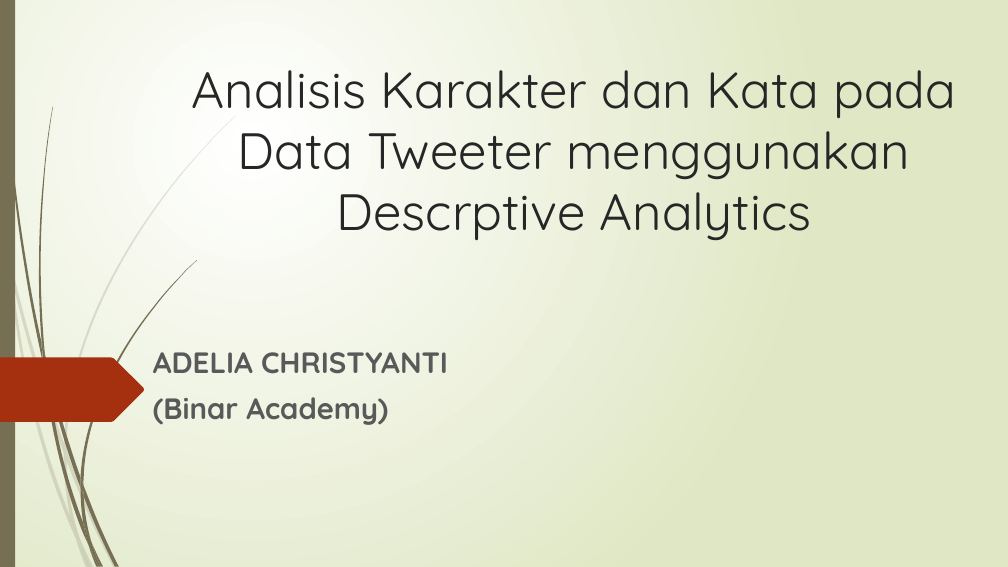
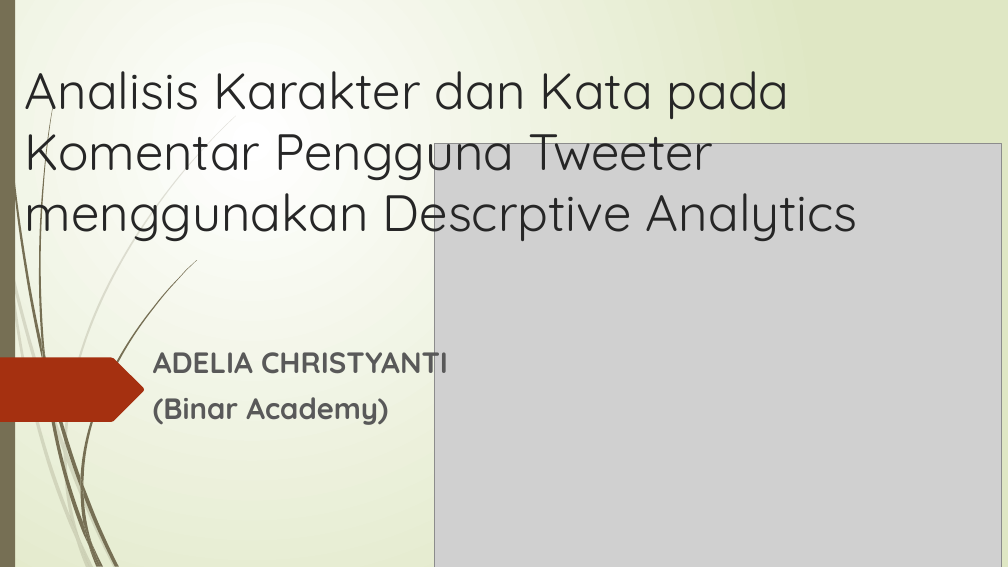
Before and after one commit to christadel27/2300944_09_ADE_hate-speech_Challenge-Gold, a slide deck: slide 1 of TUGAS GOLD CHALLENGE.pptx. Drawn at 1008x567 pixels with LibreOffice and Linux fonts; fonts in the diff are those of the drawing; grey boxes stand for pictures. Boxes give left, top, right and bottom in pixels: in the first picture for what was removed or moved away, otherwise in the second. Text is boxed around its words. In the diff, an @@ line names an element or a change of style, - is before the commit and + after.

```diff
--- a/TUGAS GOLD CHALLENGE.pptx
+++ b/TUGAS GOLD CHALLENGE.pptx
@@ title at [25, 71, 858, 245]: text changed @@
-Analisis Karakter dan Kata pada Data Tweeter menggunakan Descrptive Analytics
+Analisis Karakter dan Kata pada Komentar Pengguna Tweeter menggunakan Descrptive Analytics
@@ picture added at [435, 144, 1002, 567] @@
```
Also in this commit, not shown: 4 other slides changed, 4 other files.
